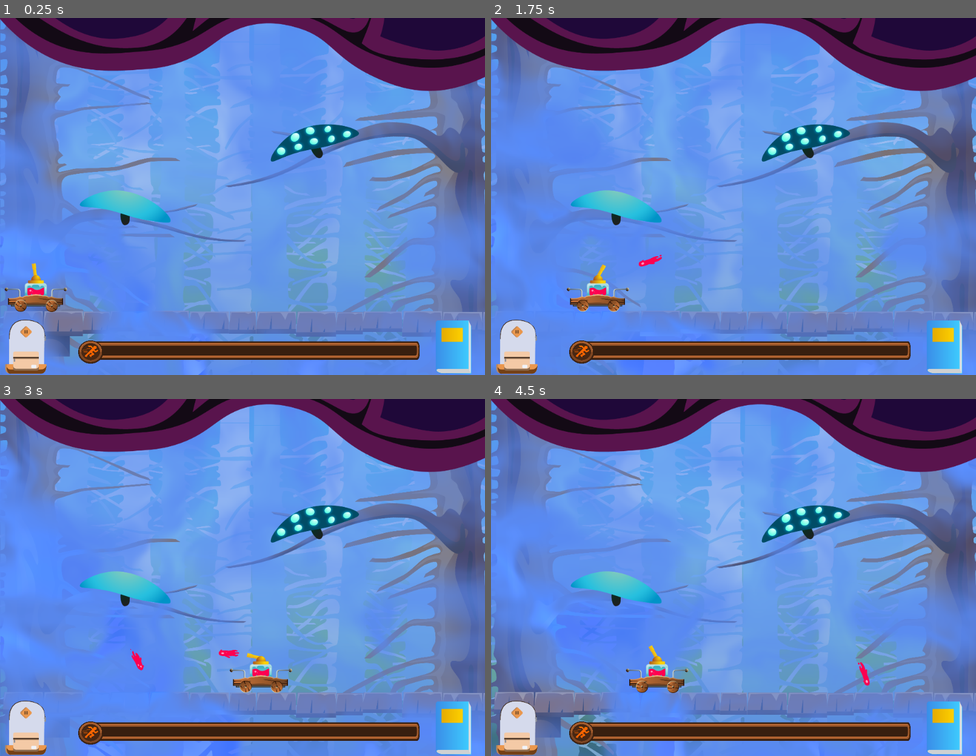
Above: before the commit, frames 1-4 (two rows, left to right).
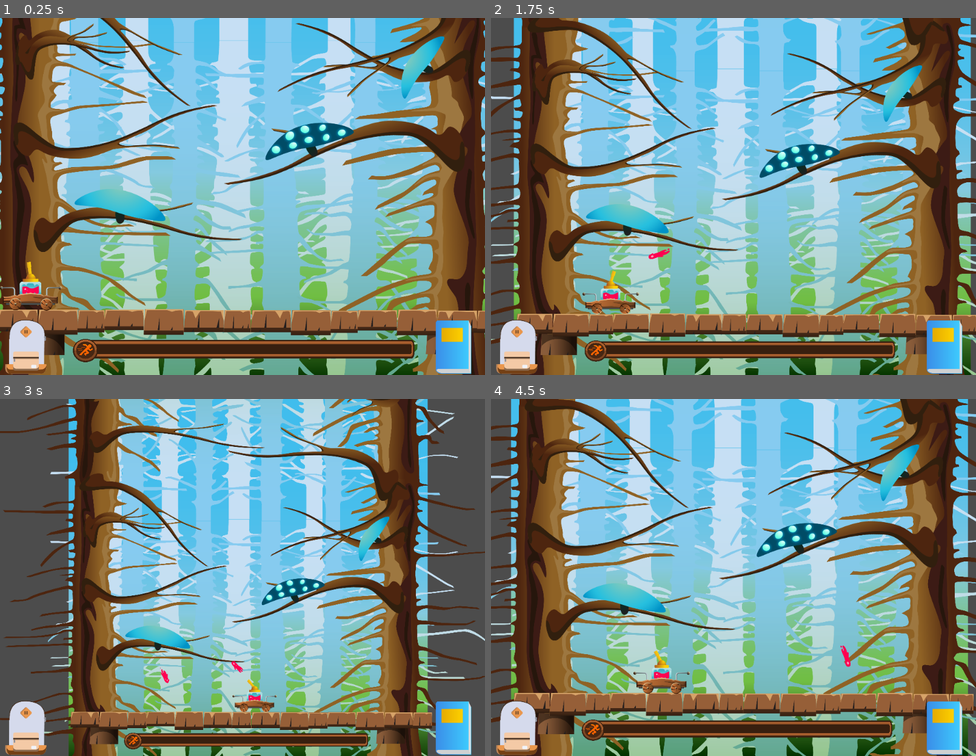
Above: after the commit, the same moments.

Repository: kleimaj/gaming-club-dev
Game: Godot game, scene res://Scenes/Game.tscn
Same seed, same stepped clock (60 frames per second), same inputs: the game is played once before the commit and once after it.
Inputs (mouse positions are in pixels of both pictures, inside the frame that each line leads up to):
- Up to frame 1 (0.25 s): no input
- Up to frame 2 (1.75 s): move the mouse to (840, 178) at 0.52 s; hold D (forward) 0.53-1.28 s; hold Mouse wheel up (ZoomIn, bound only after the commit) 0.53-1.28 s; click (840, 178) at 0.6 s; move the mouse to (636, 214) at 1.27 s; hold A (back) from 1.28 s (still down); tap Mouse wheel up (ZoomIn, bound only after the commit) at 1.35 s; click (636, 214) at 1.42 s; tap Mouse wheel down (ZoomOut, bound only after the commit) at 1.55 s
- Up to frame 3 (3 s): move the mouse to (291, 498) at 2.02 s; release A (back) at 2.03 s; hold Mouse wheel down (ZoomOut, bound only after the commit) 2.03-2.78 s; hold D (forward) from 2.03 s (still down); click (291, 498) at 2.3 s; move the mouse to (218, 648) at 2.77 s; click (218, 648) at 2.85 s
- Up to frame 4 (4.5 s): tap Mouse wheel up (ZoomIn, bound only after the commit) at 3.05 s; move the mouse to (879, 631) at 3.52 s; release D (forward) at 3.53 s; hold Mouse wheel up (ZoomIn, bound only after the commit) 3.53-4.28 s; hold A (back) from 3.53 s (still down); click (879, 631) at 3.67 s; tap Mouse wheel down (ZoomOut, bound only after the commit) at 3.8, 4.35 s; move the mouse to (588, 523) at 4.27 s

The runs differ from the first frame. In frame 1, 95% of the frame differs, in the area x 0-100%, y 0-100%; in frame 2, 95%; in frame 3, 97%; in frame 4, 96%.

Commit message:
Camera and ZOOM on scroll

Diff:
--- /dev/null
+++ b/Scenes/Camera2D.tscn
@@ -0,0 +1,19 @@
+[gd_scene load_steps=2 format=2]
+
+[ext_resource path="res://Scripts/Camera2D.gd" type="Script" id=1]
+
+[node name="Camera2D" type="Camera2D"]
+position = Vector2( 512.853, 335.709 )
+scale = Vector2( -125.542, -4.77676 )
+process_mode = 0
+limit_smoothed = true
+smoothing_enabled = true
+script = ExtResource( 1 )
+
+[node name="Limits" type="Node" parent="."]
+
+[node name="TopLeft" type="Position2D" parent="Limits"]
+position = Vector2( -2.672, -45.509 )
+
+[node name="BottomRight" type="Position2D" parent="Limits"]
+position = Vector2( 1032.45, 714.047 )
--- a/Scenes/Game.tscn
+++ b/Scenes/Game.tscn
@@ -18,6 +18,8 @@
 [ext_resource path="res://Scenes/ProgressBar.gd" type="Script" id=16]
 [ext_resource path="res://Scenes/evilMist.gd" type="Script" id=17]
 [ext_resource path="res://Scenes/Enemy/Blue Spotted Mushroom.tscn" type="PackedScene" id=18]
+[ext_resource path="res://Scenes/Camera2D.tscn" type="PackedScene" id=19]
+[ext_resource path="res://Assets/GFX/background/glitch-ilmenskie-svg/ilmenskie/owl_1.svg" type="Texture" id=20]
 [ext_resource path="res://Assets/GFX/background/ground.png" type="Texture" id=28]
 [ext_resource path="res://Assets/GFX/background/background/bgLayer3.png" type="Texture" id=30]
 [ext_resource path="res://Assets/GFX/background/background/bgLayer2.png" type="Texture" id=34]
@@ -33,6 +35,7 @@
 shader_param/scaleParam = 0.9
 
 [node name="Game" type="Node2D"]
+position = Vector2( 1.82056, -32.7698 )
 script = ExtResource( 15 )
 
 [node name="backgrop" type="Sprite" parent="."]
@@ -41,17 +44,18 @@
 texture = ExtResource( 72 )
 
 [node name="bgLayer2" type="Sprite" parent="backgrop"]
-position = Vector2( 75.7108, 924.311 )
+position = Vector2( 95.0314, 924.311 )
 scale = Vector2( 1.02118, 1.0621 )
 texture = ExtResource( 34 )
 
 [node name="bgLayer3" type="Sprite" parent="backgrop"]
-position = Vector2( -67.624, 1010.4 )
+position = Vector2( 9.65848, 1006.1 )
 scale = Vector2( 0.832583, 1.03693 )
 texture = ExtResource( 30 )
 
 [node name="rightTree" type="Sprite" parent="backgrop"]
-position = Vector2( 963.171, 703.596 )
+position = Vector2( 1018.84, 708.078 )
+rotation = 0.0122232
 scale = Vector2( 0.743798, 1.02568 )
 texture = ExtResource( 8 )
 
@@ -62,8 +66,84 @@
 texture = ExtResource( 35 )
 flip_h = true
 
+[node name="branch2" type="Sprite" parent="backgrop/rightTree"]
+position = Vector2( -516.968, 1876.75 )
+rotation = 0.279547
+scale = Vector2( 1.00255, 1.64383 )
+texture = ExtResource( 35 )
+flip_h = true
+flip_v = true
+
+[node name="branch3" type="Sprite" parent="backgrop/rightTree"]
+position = Vector2( -515.334, 1845.16 )
+rotation = -0.622961
+scale = Vector2( 1.24039, 1.64383 )
+texture = ExtResource( 35 )
+flip_h = true
+flip_v = true
+
+[node name="branch4" type="Sprite" parent="backgrop/rightTree"]
+position = Vector2( -763.159, 1093.43 )
+rotation = 0.2926
+scale = Vector2( 1.34274, 2.24501 )
+texture = ExtResource( 35 )
+flip_h = true
+
+[node name="branch5" type="Sprite" parent="backgrop/rightTree"]
+position = Vector2( -311.449, 334.451 )
+rotation = -0.190636
+scale = Vector2( 0.645443, 2.01796 )
+texture = ExtResource( 35 )
+flip_h = true
+flip_v = true
+
+[node name="branch6" type="Sprite" parent="backgrop/rightTree"]
+position = Vector2( -353.763, 179.84 )
+rotation = -0.190636
+scale = Vector2( 0.645443, 2.01796 )
+texture = ExtResource( 35 )
+flip_h = true
+flip_v = true
+
+[node name="branch8" type="Sprite" parent="backgrop/rightTree"]
+position = Vector2( -307.49, -1193.26 )
+rotation = -0.0182367
+scale = Vector2( 0.39666, 1.24547 )
+texture = ExtResource( 35 )
+flip_h = true
+flip_v = true
+
+[node name="branch9" type="Sprite" parent="backgrop/rightTree"]
+position = Vector2( -409.043, -1465.33 )
+rotation = -0.0182367
+scale = Vector2( 0.621316, 2.92563 )
+texture = ExtResource( 35 )
+flip_h = true
+
+[node name="branch10" type="Sprite" parent="backgrop/rightTree"]
+position = Vector2( -762.381, -2760.15 )
+rotation = -0.0182367
+scale = Vector2( 1.28812, 4.60222 )
+texture = ExtResource( 35 )
+flip_h = true
+flip_v = true
+
+[node name="branch7" type="Sprite" parent="backgrop/rightTree"]
+position = Vector2( -783.122, -621.994 )
+rotation = 0.219321
+scale = Vector2( 1.33901, 2.01796 )
+texture = ExtResource( 35 )
+flip_h = true
+flip_v = true
+
+[node name="owl_1" type="Sprite" parent="backgrop/rightTree/branch7"]
+position = Vector2( 301.661, -3.04296 )
+rotation = -0.221657
+scale = Vector2( 1.40558, 1.55718 )
+texture = ExtResource( 20 )
+
 [node name="leftTree" type="Sprite" parent="backgrop"]
-position = Vector2( -920.763, 708.491 )
+position = Vector2( -916.018, 708.491 )
 scale = Vector2( 0.839009, 1.04438 )
 texture = ExtResource( 6 )
 
@@ -71,6 +151,63 @@
 position = Vector2( 492.334, 3199.17 )
 scale = Vector2( 1.01594, 1.66075 )
 texture = ExtResource( 35 )
+
+[node name="branch2" type="Sprite" parent="backgrop/leftTree"]
+position = Vector2( 386.007, 2453.49 )
+rotation = -0.213658
+scale = Vector2( 1.01594, 1.66075 )
+texture = ExtResource( 35 )
+flip_v = true
+
+[node name="branch3" type="Sprite" parent="backgrop/leftTree"]
+position = Vector2( 132.586, 1799.41 )
+rotation = 0.188567
+scale = Vector2( 0.538709, 1.47305 )
+texture = ExtResource( 35 )
+
+[node name="branch4" type="Sprite" parent="backgrop/leftTree"]
+position = Vector2( 132.586, 1799.41 )
+rotation = -0.242676
+scale = Vector2( 0.538709, 1.47305 )
+texture = ExtResource( 35 )
+
+[node name="branch5" type="Sprite" parent="backgrop/leftTree"]
+position = Vector2( 359.535, 1707.95 )
+rotation = 0.780914
+scale = Vector2( 1.19778, 1.47305 )
+texture = ExtResource( 35 )
+
+[node name="branch6" type="Sprite" parent="backgrop/leftTree"]
+position = Vector2( 542.981, 829.74 )
+rotation = 0.0244875
+scale = Vector2( 1.19778, 1.47305 )
+texture = ExtResource( 35 )
+
+[node name="branch7" type="Sprite" parent="backgrop/leftTree"]
+position = Vector2( 420.395, -96.2926 )
+rotation = 0.0244875
+scale = Vector2( 1.0126, 4.50878 )
+texture = ExtResource( 35 )
+
+[node name="branch8" type="Sprite" parent="backgrop/leftTree"]
+position = Vector2( 281.778, -1222.85 )
+rotation = 0.190137
+scale = Vector2( 0.761952, 2.4256 )
+texture = ExtResource( 35 )
+flip_v = true
+
+[node name="branch9" type="Sprite" parent="backgrop/leftTree"]
+position = Vector2( 403.606, -1783.83 )
+rotation = 0.190137
+scale = Vector2( 1.03865, 2.4256 )
+texture = ExtResource( 35 )
+
+[node name="branch10" type="Sprite" parent="backgrop/leftTree"]
+position = Vector2( 477.564, -3185.66 )
+rotation = -0.532807
+scale = Vector2( 1.2462, 2.4256 )
+texture = ExtResource( 35 )
+flip_v = true
 
 [node name="ground" type="Sprite" parent="backgrop"]
 position = Vector2( 19.0995, 4915 )
@@ -78,11 +215,12 @@
 texture = ExtResource( 28 )
 
 [node name="Mist" type="Sprite" parent="."]
+visible = false
 light_mask = 526087
 material = SubResource( 1 )
-position = Vector2( 509.469, 244.558 )
+position = Vector2( 473.749, -477.771 )
 rotation = 0.801412
-scale = Vector2( 5.74031, 6.29482 )
+scale = Vector2( 5.76118, 6.40316 )
 texture = ExtResource( 5 )
 flip_v = true
 
@@ -95,6 +233,13 @@
 position = Vector2( 263.125, 365.096 )
 rotation = 0.194915
 
+[node name="Mushroom3" parent="Enemies" groups=[
+"Blue",
+] instance=ExtResource( 68 )]
+position = Vector2( 896.88, 66.7901 )
+rotation = -0.985597
+scale = Vector2( 0.4, 0.4 )
+
 [node name="Blue Mushroom" parent="Enemies" groups=[
 "Blue Spotted",
 ] instance=ExtResource( 18 )]
@@ -102,7 +247,7 @@
 rotation = -0.289871
 
 [node name="evilMist" type="Sprite" parent="."]
-position = Vector2( 487.528, -196.501 )
+position = Vector2( 487.528, -1739.42 )
 scale = Vector2( 0.496052, 0.590256 )
 texture = ExtResource( 38 )
 script = ExtResource( 17 )
@@ -176,4 +321,18 @@
 margin_bottom = 35.2781
 texture = ExtResource( 11 )
 expand = true
+__meta__ = {
+"_edit_use_anchors_": false
+}
+
+[node name="Camera2D" parent="." instance=ExtResource( 19 )]
+position = Vector2( 536.119, 407.802 )
+rotation = 1.56789
+scale = Vector2( 0.184558, 0.210266 )
+current = true
+
+[node name="TopLeft" parent="Camera2D/Limits" index="0"]
+position = Vector2( 0, -1647.78 )
 [connection signal="value_changed" from="ProgressBar" to="." method="_on_ProgressBar_value_changed"]
+
+[editable path="Camera2D"]
--- a/Scenes/Tank/Bullet.tscn
+++ b/Scenes/Tank/Bullet.tscn
@@ -12,14 +12,14 @@
 
 [sub_resource type="SpriteFrames" id=1]
 animations = [ {
+"frames": [ ExtResource( 8 ), ExtResource( 9 ), ExtResource( 7 ), ExtResource( 6 ) ],
+"loop": true,
+"name": "Yellow",
+"speed": 5.0
+}, {
 "frames": [ ExtResource( 1 ), ExtResource( 4 ), ExtResource( 3 ), ExtResource( 5 ) ],
 "loop": true,
 "name": "Red",
-"speed": 5.0
-}, {
-"frames": [ ExtResource( 8 ), ExtResource( 9 ), ExtResource( 7 ), ExtResource( 6 ) ],
-"loop": true,
-"name": "Yellow",
 "speed": 5.0
 } ]
 
@@ -44,14 +44,12 @@
 animation = "Yellow"
 speed_scale = 5.0
 
+[node name="BulletRTC" type="RemoteTransform2D" parent="AnimatedSprite"]
+
 [node name="CollisionShape2D" type="CollisionShape2D" parent="."]
 position = Vector2( 4.68876, -0.669826 )
 rotation = 1.5708
 shape = SubResource( 2 )
 
-[node name="BulletCamera2D" type="Camera2D" parent="CollisionShape2D"]
-position = Vector2( 0.669846, 5.58185 )
-rotation = -1.5708
-
 [node name="Lifetime" type="Timer" parent="."]
 [connection signal="body_entered" from="." to="." method="_on_Area2D_body_entered"]
--- a/Scenes/fog.shader
+++ b/Scenes/fog.shader
@@ -39,12 +39,12 @@
 }
 
 void fragment(){
-	vec2 coord = UV * 10.0;
+	/*vec2 coord = UV * 10.0;
 
 	vec2 motion = vec2(fractal_brownien_motion(coord + vec2(TIME * -0.5, TIME * 0.5)));
 
 	float final = fractal_brownien_motion(coord + motion);
 
-	COLOR = vec4(color,final * 1.0);
+	COLOR = vec4(color,final * 1.0);*/
 
 }
--- a/Scripts/Bullet.gd
+++ b/Scripts/Bullet.gd
@@ -12,10 +12,10 @@
 	velocity.y += gravity * delta
 	position += velocity * delta
 	rotation = velocity.angle()
-	if(position.x < 10):
-		queue_free()
-	if(position.x > 1000):
-		queue_free()
+	#if(position.x < 10):
+	#	queue_free()
+	#if(position.x > 1000):
+	#	queue_free()
 
 func _on_Bullet_body_entered(body):
 	pass
--- /dev/null
+++ b/Scripts/Camera2D.gd
@@ -0,0 +1,42 @@
+extends Camera2D
+
+onready var topLeft = $Limits/TopLeft
+onready var bottomRight = $Limits/BottomRight
+
+export var ZOOM_SPEED = 0.10
+export var ZOOM_OFFSET = 50
+export var LOWER_LIMIT = 1
+export var UPPER_LIMIT = 3
+
+
+
+func _ready():
+	limit_top = topLeft.position.y
+	limit_left = topLeft.position.x
+	limit_bottom = bottomRight.position.y
+	limit_right = bottomRight.position.x
+
+
+func _input(event):
+	if event is InputEventMouseButton and Input.is_action_pressed("ZoomIn"):
+		zoom.x -= ZOOM_SPEED
+		zoom.y -= ZOOM_SPEED
+		if(zoom.x < LOWER_LIMIT):
+			zoom.x = LOWER_LIMIT
+			zoom.y = LOWER_LIMIT
+		else:
+			limit_left += ZOOM_OFFSET
+			limit_right -= ZOOM_OFFSET
+		smoothing_enabled = true
+		smoothing_speed = 20
+	elif event is InputEventMouseButton and Input.is_action_pressed("ZoomOut"):
+		zoom.x += ZOOM_SPEED
+		zoom.y += ZOOM_SPEED
+		if(zoom.x > UPPER_LIMIT):
+			zoom.x = UPPER_LIMIT
+			zoom.y = UPPER_LIMIT
+		else:
+			limit_left -= ZOOM_OFFSET
+			limit_right +=ZOOM_OFFSET
+		smoothing_enabled = true
+		smoothing_speed = 5
--- a/Scripts/Tank.gd
+++ b/Scripts/Tank.gd
@@ -75,6 +75,7 @@
 	b.transform = muzzle.global_transform
 	b.velocity = b.transform.x * bulletSpeed
 	b.gravity = 250
+	b.get_child(0).get_child(0).remote_path = "../../../Camera2D"
 
 func update_trajectory(delta):
 	line.clear_points()
--- a/project.godot
+++ b/project.godot
@@ -40,6 +40,16 @@
 "events": [ Object(InputEventKey,"resource_local_to_scene":false,"resource_name":"","device":0,"alt":false,"shift":false,"control":false,"meta":false,"command":false,"pressed":false,"scancode":65,"unicode":0,"echo":false,"script":null)
  ]
 }
+ZoomIn={
+"deadzone": 0.5,
+"events": [ Object(InputEventMouseButton,"resource_local_to_scene":false,"resource_name":"","device":0,"alt":false,"shift":false,"control":false,"meta":false,"command":false,"button_mask":0,"position":Vector2( 0, 0 ),"global_position":Vector2( 0, 0 ),"factor":1.0,"button_index":4,"pressed":false,"doubleclick":false,"script":null)
+ ]
+}
+ZoomOut={
+"deadzone": 0.5,
+"events": [ Object(InputEventMouseButton,"resource_local_to_scene":false,"resource_name":"","device":0,"alt":false,"shift":false,"control":false,"meta":false,"command":false,"button_mask":0,"position":Vector2( 0, 0 ),"global_position":Vector2( 0, 0 ),"factor":1.0,"button_index":5,"pressed":false,"doubleclick":false,"script":null)
+ ]
+}
 
 [rendering]
 
Not shown: 1 places in Scenes/Game.tscn that only renumber resources
